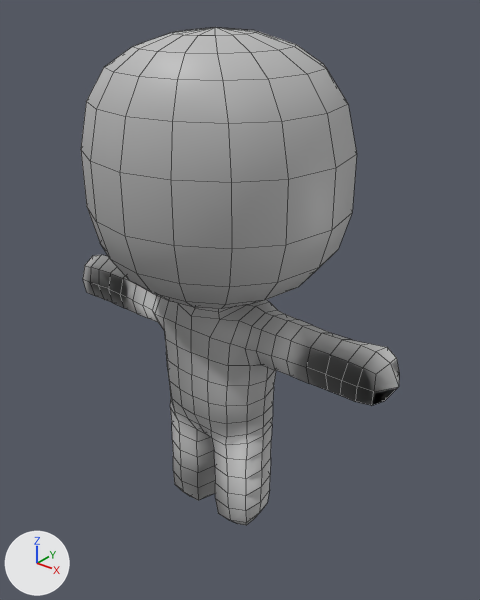
Before and after pictures for a commit that changed the FBX model Editor/IKRig/Combat/Punch_Combo.fbx.
Before and after are seen from a camera (50 mm lens) standing at (2.67, -3.11, 3.75) and looking at (0.1, 0.11, 1.75). Arrows for +X, +Y and +Z are at lower left; the lights stay in place. The picture after the commit comes second. Mesh edges are drawn as thin lines. Where no turn or scale is listed for an object, it has been applied to the vertices.

Names of what the first picture shows: 'StickMan'.
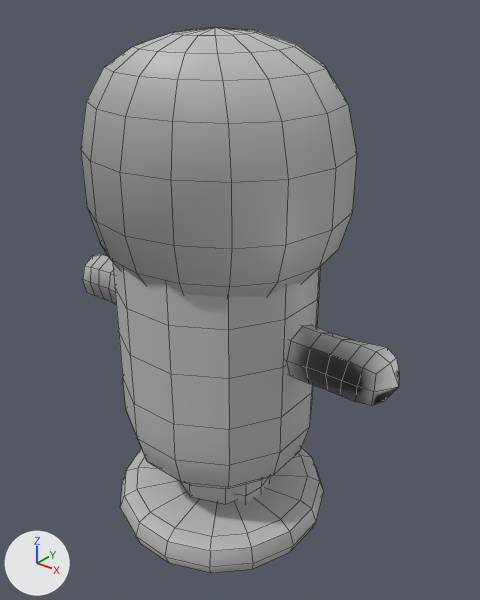
The change in detail:
me_mesh has 530 vertices, 540 faces and spans x -1.36..1.36, y -0.79..0.8, z -0.06..3.49.
me_mesh is used by ob_stickman; location (0.0, 0.0, 0.0).
me_mesh part 1: its shading normals changed.
Mesh me_mesh_001 is new.
It has 246 vertices, 276 faces and spans x -0.79..0.79, y -3.47..-1.89, z 0.0..3.32.
It uses material mat_lambert1 (grey #bcbcbc).
Object 'SandSackMesh' (ob_sandsackmesh) is new; it shows me_mesh_001.
Its location is (0.0, 2.681, 0.0).

What differs and where, as boxes [x1, y1, x2, y2] in the pictures (480 x 600 px):
'SandSackMesh', added
    after: [112, 262, 324, 573]
